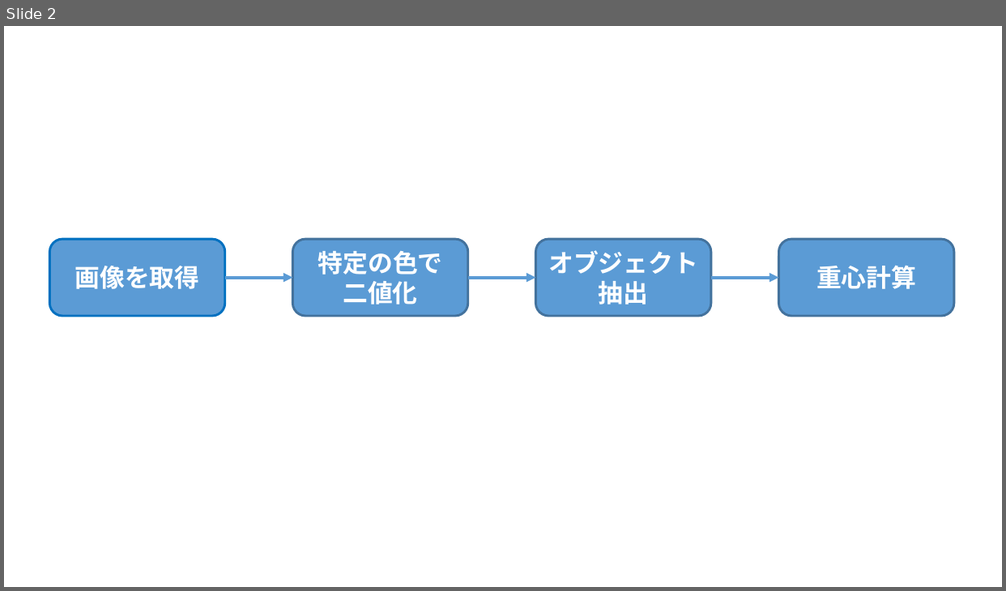
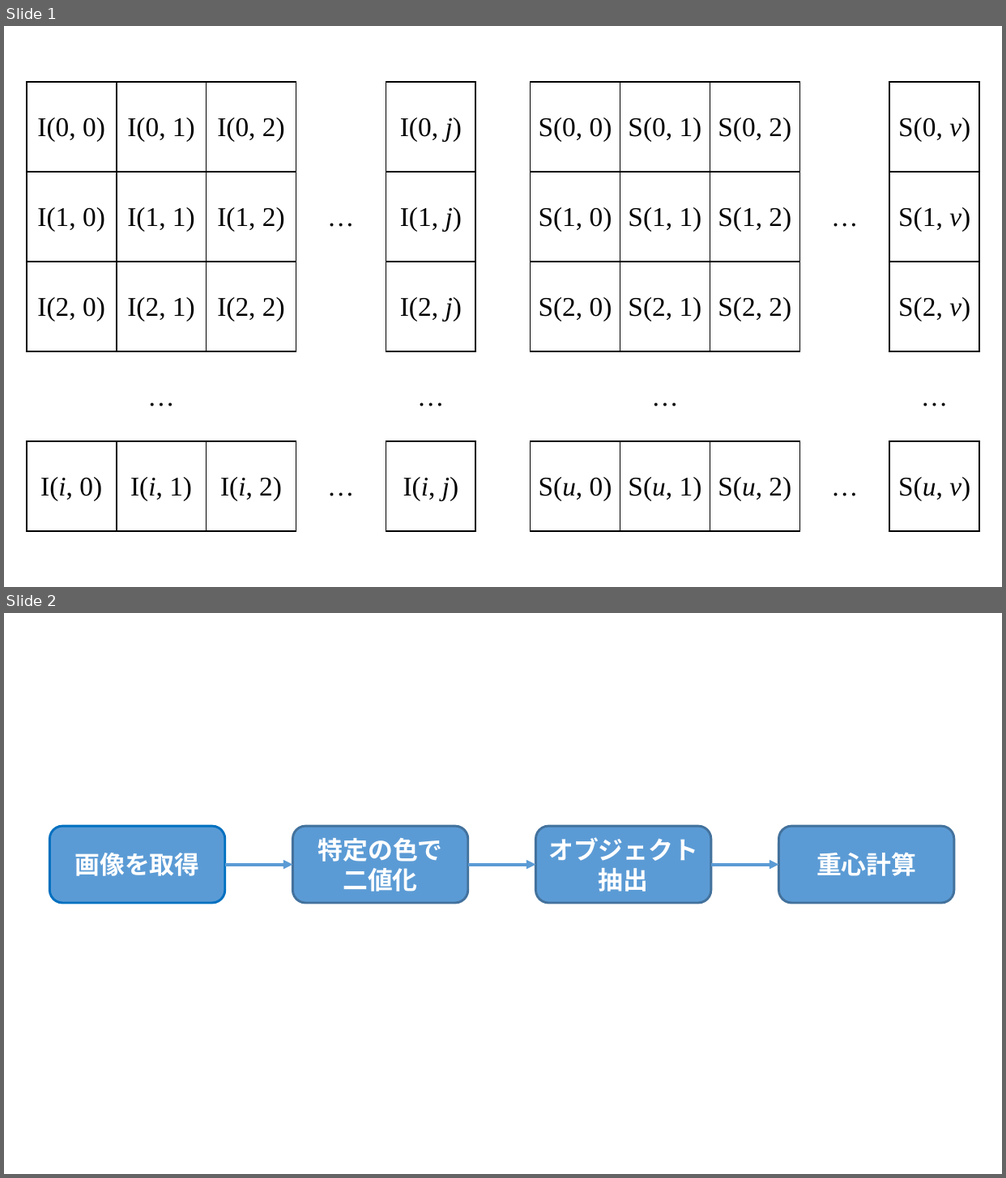
Before and after one commit to rurusasu/tex, a slide deck: 卒研発表tex用_イラスト.pptx. Shown one above the other, each under a label of ours: slide 2 before the commit, slides 1 and 2 after it. The pictures are 1006x591 and 1006x1178 pixels, drawn with LibreOffice and Linux fonts; fonts in the diff are those of the drawing. Boxes give left, top, right and bottom in pixels: in the first picture for what was removed or moved away, otherwise in the second. Text is boxed around its words. In the diff, an @@ line names an element or a change of style, - is before the commit and + after.

```diff
--- a/卒研発表tex用_イラスト.pptx
+++ b/卒研発表tex用_イラスト.pptx
@@ slide 1 added at (4, 26, 1002, 587), background #FFFFFF @@
@@ table added at (27, 82, 475, 531), 5 rows, 5 columns @@
+I(0, 0) | I(0, 1) | I(0, 2) |  | I(0, j)
+I(1, 0) | I(1, 1) | I(1, 2) | … | I(1, j)
+I(2, 0) | I(2, 1) | I(2, 2) |  | I(2, j)
+ | … |  |  | …
+I(i, 0) | I(i, 1) | I(i, 2) | … | I(i, j)
@@ table added at (530, 82, 979, 531), 5 rows, 5 columns @@
+S(0, 0) | S(0, 1) | S(0, 2) |  | S(0, v)
+S(1, 0) | S(1, 1) | S(1, 2) | … | S(1, v)
+S(2, 0) | S(2, 1) | S(2, 2) |  | S(2, v)
+ | … |  |  | …
+S(u, 0) | S(u, 1) | S(u, 2) | … | S(u, v)
```
Also in this commit, not shown: 1 slide removed, 2 other files.
